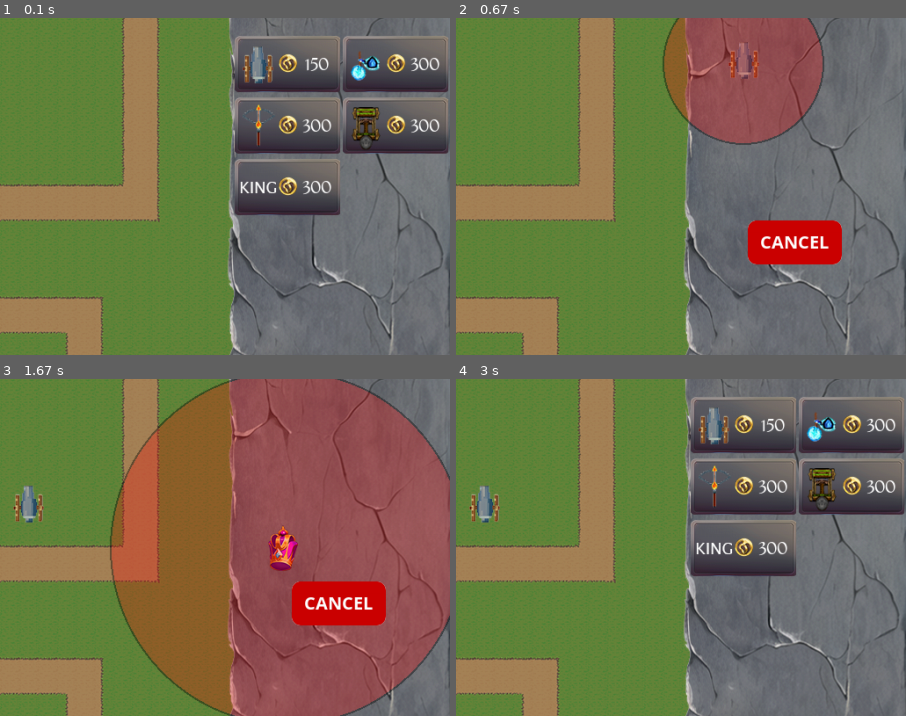
Above: before the commit, frames 1-4 (two rows, left to right).
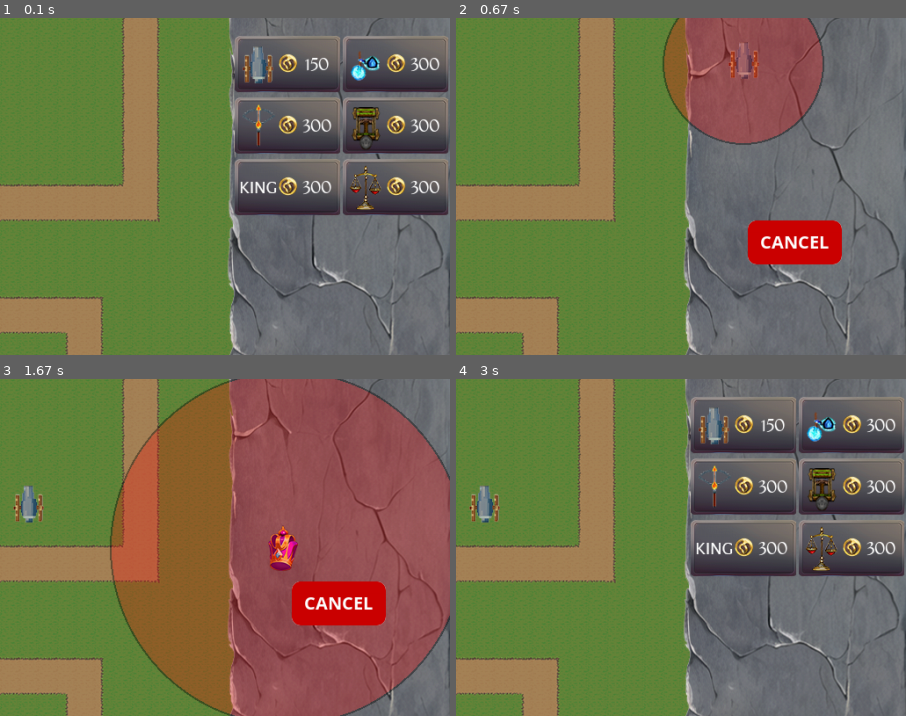
Above: after the commit, the same moments.

Repository: peter5454/PyGame
Game: pygame game, started from main.py
Same seed, same stepped clock (60 frames per second), same inputs: the game is played once before the commit and once after it.
Inputs (mouse positions are % of the whole screen's width and height, from its top left):
- Up to frame 1 (0.1 s): no input
- Up to frame 2 (0.67 s): click "150" at 0.38 s
- Up to frame 3 (1.67 s): click (51, 57) at 0.72 s; click (89, 94) at 1.05 s; click "300" at 1.38 s
- Up to frame 4 (3 s): click (52, 16) at 1.72 s; click "300" at 2.05 s; click (33, 3) at 2.38 s; click (36, 29) at 2.72 s
The pictures show only the part of the screen within x 50-100%, y 35-85%; the shares and areas given below are measured in that part.

The runs differ from the first frame. In frame 1, 3.2% of the frame differs, in the area x 76-100%, y 41-59%; in frame 2, nothing differs; in frame 3, nothing differs; in frame 4, 3.2%.

Commit message:
Market with temp assets added and functional

Diff:
--- a/enemy.py
+++ b/enemy.py
@@ -59,5 +59,5 @@
     def check_alive(self, world):
         if self.health <= 0:
             world.killed_enemies += 1
-            world.money += c.KILL_REWARD
+            #where money used to update
             self.kill()
--- a/main.py
+++ b/main.py
@@ -81,6 +81,8 @@
 upgraded_earth_sheet = pg.image.load('assets/images/turrets/catapult_2.png').convert_alpha()
 #king
 cursor_king = pg.image.load('assets/images/turrets/cursor_king.png').convert_alpha()
+#market
+cursor_market = pg.image.load('assets/images/turrets/cursor_market.png').convert_alpha()
 
 #buttons
 buy_cannon_image = pg.image.load('assets/images/buttons/cannon_buy_button.png').convert_alpha()
@@ -88,6 +90,7 @@
 buy_fire_image = pg.image.load('assets/images/buttons/fire_buy_button.png').convert_alpha()
 buy_earth_image = pg.image.load('assets/images/buttons/earth_buy_button.png').convert_alpha()
 buy_king_image = pg.image.load('assets/images/buttons/king_buy_button.png').convert_alpha()
+buy_market_image = pg.image.load('assets/images/buttons/market_buy_button.png').convert_alpha()
 
 cancel_image = pg.image.load('assets/images/buttons/cancel.png').convert_alpha()
 begin_image = pg.image.load('assets/images/buttons/begin.png').convert_alpha()
@@ -115,6 +118,8 @@
 earth_button = Button(c.SCREEN_WIDTH - 122 ,360, buy_earth_image, str(turret_earth_data['cost']))
 king_data = TURRET_DATA["KING"][0]
 king_button = Button(c.SCREEN_WIDTH - 245 ,430, buy_king_image, str(king_data['cost']))
+market_data = TURRET_DATA["MARKET"][0]
+market_button = Button(c.SCREEN_WIDTH - 122 ,430, buy_market_image, str(market_data['cost']))
 
 cancel_button = Button(c.SCREEN_WIDTH - 180 ,500, cancel_image)
 begin_button = Button(c.SCREEN_WIDTH - 200 ,700, begin_image)
@@ -197,7 +202,7 @@
             space_is_free = False
       #if it is a free space then create turret
       if space_is_free == True:
-        if turret_name != "KING":
+        if turret_name != "KING" and turret_name != "MARKET":
           new_turret = Turret(animation_sheet, mouse_tile_x, mouse_tile_y,turret_name,upgraded_animation_sheet, upgrade_level)
         else:
           new_turret = Tower(mouse_tile_x, mouse_tile_y,turret_name,sprite)
@@ -252,12 +257,12 @@
   for tower in turret_group:
     if tower.type[0]['name'] != "KING" and tower.type[0]['name'] != "MARKET":
       tower.damage_multiplier = 1
+      tower.reward_multiplier = 1
   for tower in turret_group:
     if tower.type[0]['name'] == "KING":
       tower.update_king(turret_group)
     elif tower.type[0]['name'] == "MARKET":
-      #market code here
-      pass
+      tower.update_market(turret_group)
 
 
 def save():
@@ -348,7 +353,7 @@
 
     #update groups
     enemy_group.update(world)
-    turret_group.update(enemy_group)
+    turret_group.update(enemy_group, world)
 
     #update airstrike
 
@@ -473,6 +478,14 @@
           placing_turrets = True
         else:
           turret_equipped = None
+      #market
+      if market_button.draw(screen):
+        turret_equipped = TURRET_DATA.get("MARKET", None)
+        new_turret = Tower(0,0,turret_equipped[0]['name'],cursor_market)
+        if world.money >= new_turret.cost:
+          placing_turrets = True
+        else:
+          turret_equipped = None
 
     if placing_turrets and placing_ability:
       placing_turrets = False
@@ -488,7 +501,9 @@
       elif turret_equipped[0]['name'] == "TURRET_EARTH":
         screen.blit(cursor_earth, cursort_rect)
       elif turret_equipped[0]['name'] == "KING":
-        screen.blit(cursor_king, cursort_rect) #create more for different turrets
+        screen.blit(cursor_king, cursort_rect)
+      elif turret_equipped[0]['name'] == "MARKET":
+        screen.blit(cursor_market, cursort_rect) #create more for different turrets
       else:
         screen.blit(cursor_cannon, cursort_rect) #remove else statement and create more if statments
 
@@ -658,6 +673,8 @@
           #check if support tower
           if turret_equipped[0]['name'] == "KING":
             place_turret = create_turret(mouse_pos, turret_equipped[0]['name'],None, None, None, cursor_king)
+          elif turret_equipped[0]['name'] == "MARKET":
+            place_turret = create_turret(mouse_pos, turret_equipped[0]['name'],None, None, None, cursor_market)
           else: #damage tower
             place_turret = create_turret(mouse_pos,turret_equipped[0]['name'],new_turret.sprite_sheet,new_turret.sprite_upgraded_sheet,1)
           turret_time = pg.time.get_ticks()
--- a/tower.py
+++ b/tower.py
@@ -38,7 +38,7 @@
     #check distance to each tower to see if it is in range
         for tower in turret_group:
             #print(tower.type[0]['name'])
-            if tower.type[0]['name'] != "KING":
+            if tower.type[0]['name'] != "KING" and tower.type[0]['name'] != "MARKET":
                 x_dist = tower.x - self.x
                 y_dist = tower.y - self.y
                 dist = math.sqrt(x_dist ** 2 + y_dist ** 2)
@@ -46,6 +46,19 @@
                 if dist < self.range:
                     tower.damage_multiplier = 2
 
+    def update_market(self, turret_group):
+        x_dist = 0
+        y_dist = 0
+    #check distance to each tower to see if it is in range
+        for tower in turret_group:
+            #print(tower.type[0]['name'])
+            if tower.type[0]['name'] != "KING" and tower.type[0]['name'] != "MARKET":
+                x_dist = tower.x - self.x
+                y_dist = tower.y - self.y
+                dist = math.sqrt(x_dist ** 2 + y_dist ** 2)
+                #change reward multiplier for towers in range
+                if dist < self.range:
+                    tower.reward_multiplier += 1
 
     def draw(self, surface):
         self.rect = self.image.get_rect()
--- a/turrets.py
+++ b/turrets.py
@@ -47,6 +47,7 @@
         self.cooldown = self.type[self.upgrade_level - 1].get("cooldown")
         self.damage = self.type[self.upgrade_level - 1].get("damage")
         self.damage_multiplier = 1
+        self.reward_multiplier = 1
         self.cost = self.type[self.upgrade_level - 1].get("cost")
         self.upgrade_cost = self.type[self.upgrade_level - 1].get("upgrade_cost")
         self.last_shot = pg.time.get_ticks()
@@ -65,16 +66,16 @@
             animation_list.append(temp_img)
         return animation_list
 
-    def update(self, enemy_group):
+    def update(self, enemy_group, world):
         if self.target:
             self.play_animation()
         else:
       #search for new target once turret has cooled down
             if pg.time.get_ticks() - self.last_shot > (self.cooldown):
-                self.pick_target(enemy_group)
+                self.pick_target(enemy_group, world)
         #print(self.damage_multiplier)
 
-    def pick_target(self, enemy_group):
+    def pick_target(self, enemy_group, world):
         x_dist = 0
         y_dist = 0
     #check distance to each enemy to see if it is in range
@@ -88,6 +89,8 @@
                     self.angle = math.degrees(math.atan2(-y_dist, x_dist))
           #damage enemy
                     self.target.health -= self.damage * self.damage_multiplier
+                    if self.target.health <= 0:
+                        world.money += c.KILL_REWARD * self.reward_multiplier
                     break
 
     def play_animation(self):
--- a/turrets_data.py
+++ b/turrets_data.py
@@ -79,6 +79,15 @@
             "multiplier": 2,
             "cost": 300
         }
+    ],
+    "MARKET": [
+        {
+            "name" : "MARKET",
+            "range" : 200,
+            "level": 1,
+            "multiplier": 2,
+            "cost": 300
+        }
     ]
 
 }
Binary file added: assets/images/buttons/market_buy_button.png
Binary file added: assets/images/turrets/cursor_market.png
